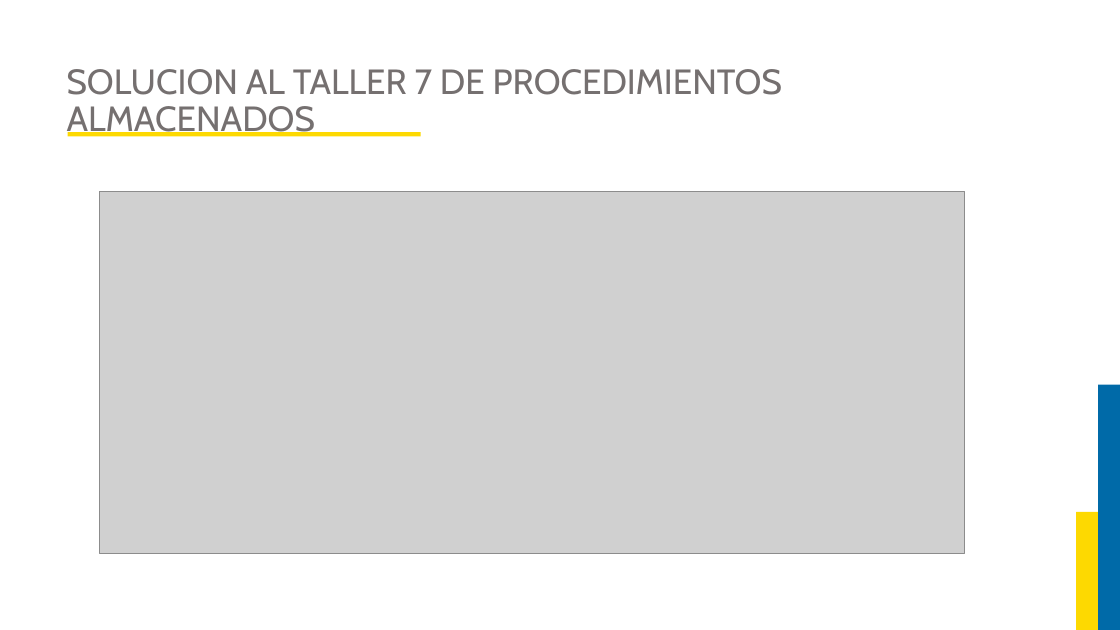
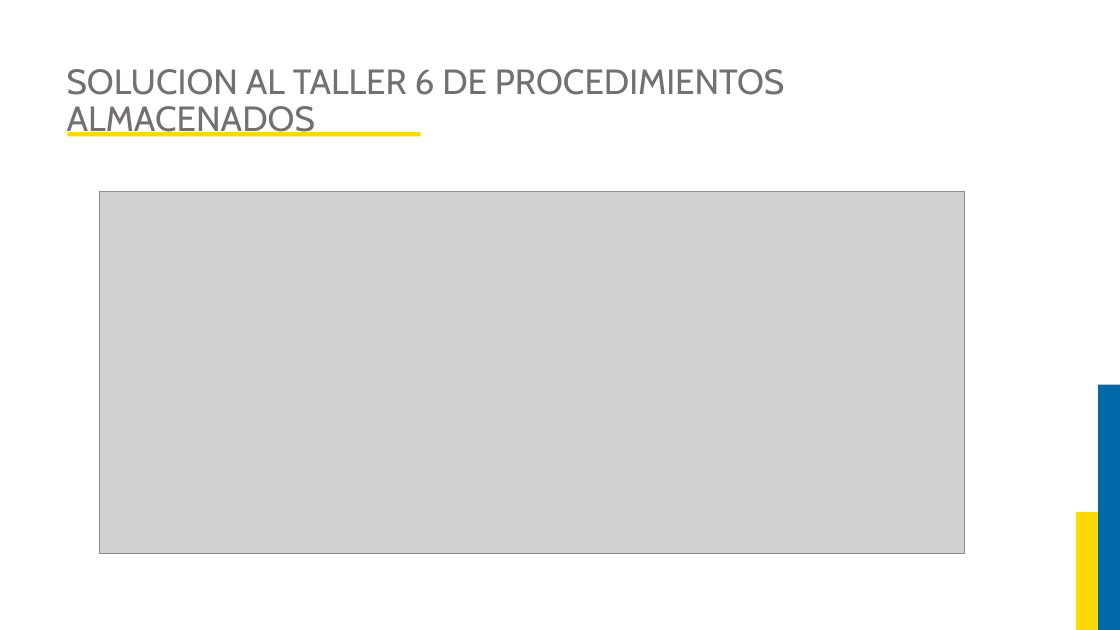
Before and after one commit to JorgeAlejandroAguirreGutierrez/proyecto-luis, a slide deck: slide 53 of Curso Base de Datos 2/DIAPOSITIVAS BASES DE DATOS 2.pptx. Drawn at 1120x630 pixels with LibreOffice and Linux fonts; fonts in the diff are those of the drawing; grey boxes stand for pictures; background and template pictures are left out. Boxes give left, top, right and bottom in pixels: in the first picture for what was removed or moved away, otherwise in the second. Text is boxed around its words. In the diff, an @@ line names an element or a change of style, - is before the commit and + after.

```diff
--- a/Curso Base de Datos 2/DIAPOSITIVAS BASES DE DATOS 2.pptx
+++ b/Curso Base de Datos 2/DIAPOSITIVAS BASES DE DATOS 2.pptx
@@ title at (67,69,784,137): text changed @@
-SOLUCION AL TALLER 7 DE PROCEDIMIENTOS ALMACENADOS
+SOLUCION AL TALLER 6 DE PROCEDIMIENTOS ALMACENADOS
```
Also in this commit, not shown: 3 other slides changed, 3 slides added, 2 other files.
